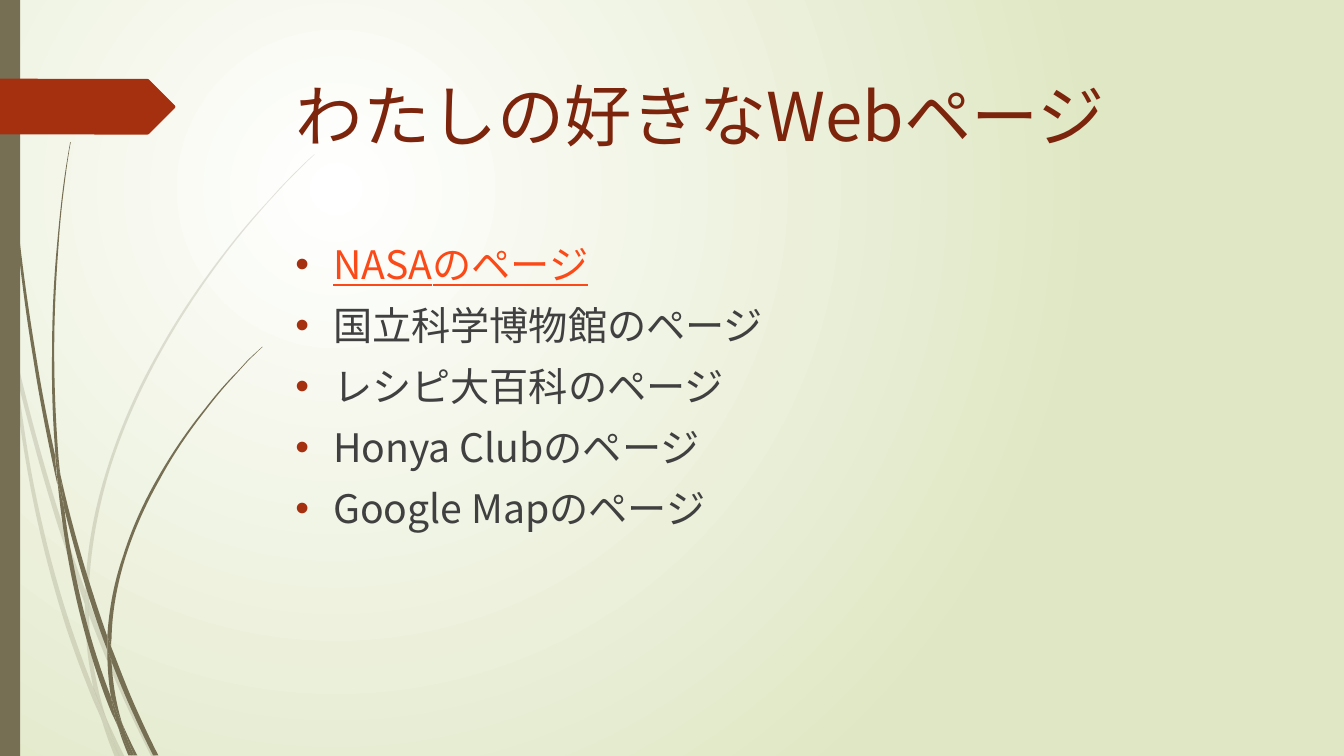
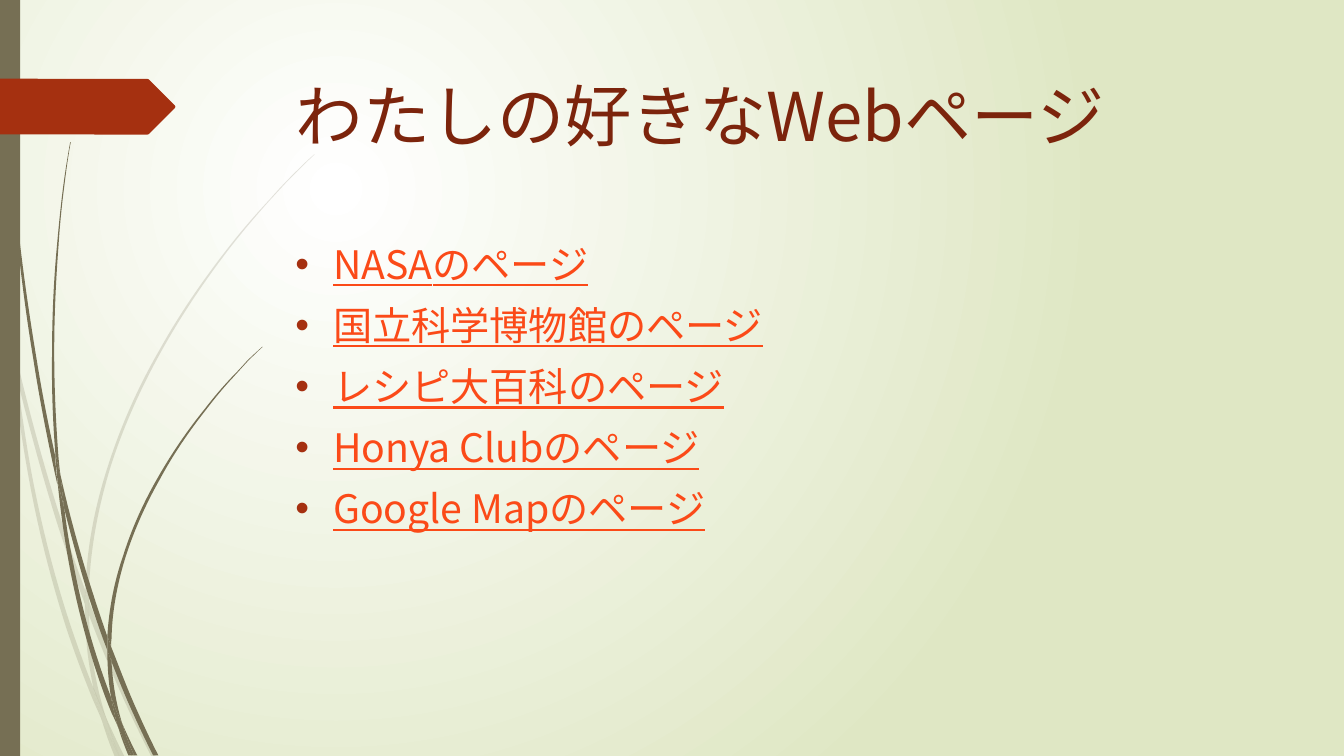
Before and after one commit to Info-lite/infolite, a slide deck: slide 6 of powerpoint/01/sample.pptx. Drawn at 1344x756 pixels with LibreOffice and Linux fonts; fonts in the diff are those of the drawing. Boxes give left, top, right and bottom in pixels: in the first picture for what was removed or moved away, otherwise in the second. Text is boxed around its words. In the diff, an @@ line names an element or a change of style, - is before the commit and + after.

```diff
--- a/powerpoint/01/sample.pptx
+++ b/powerpoint/01/sample.pptx
@@ text at bbox=[333, 307, 763, 533]: text colour #404040 to #FB4A18, underline on in "国立科学博物館のページ", "レシピ大百科のページ", "Honya Clubのページ", "Google Mapのページ" @@
```
Also in this commit, not shown: 6 other slides changed.
